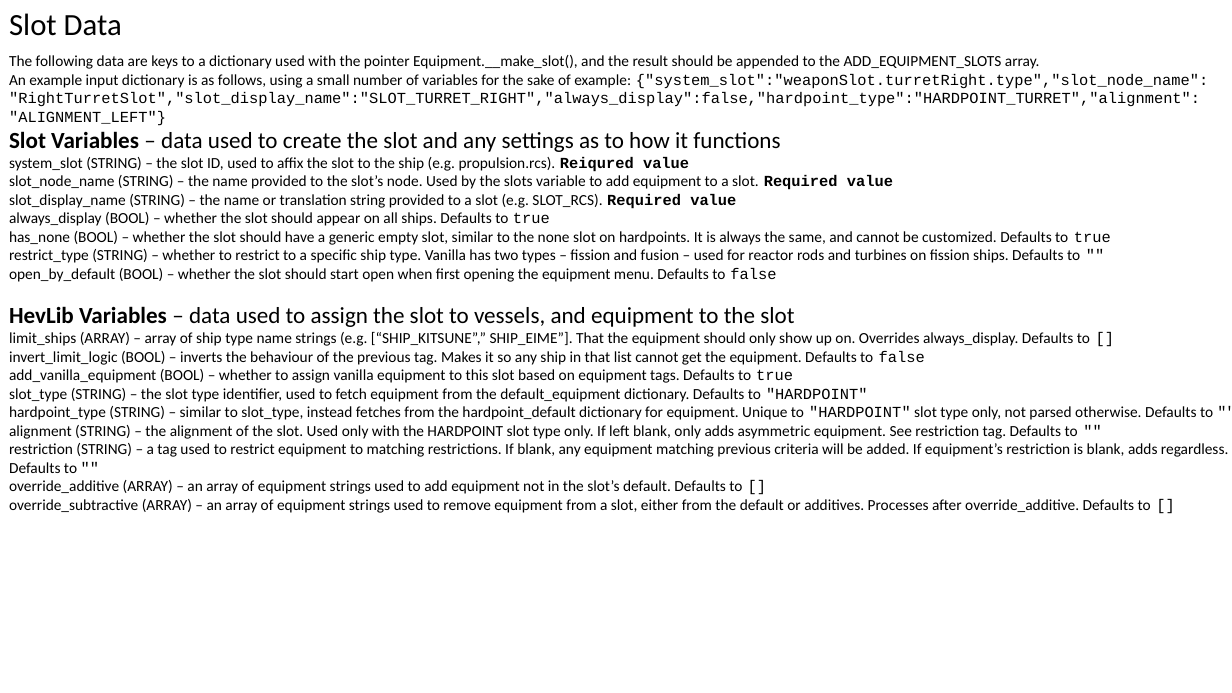
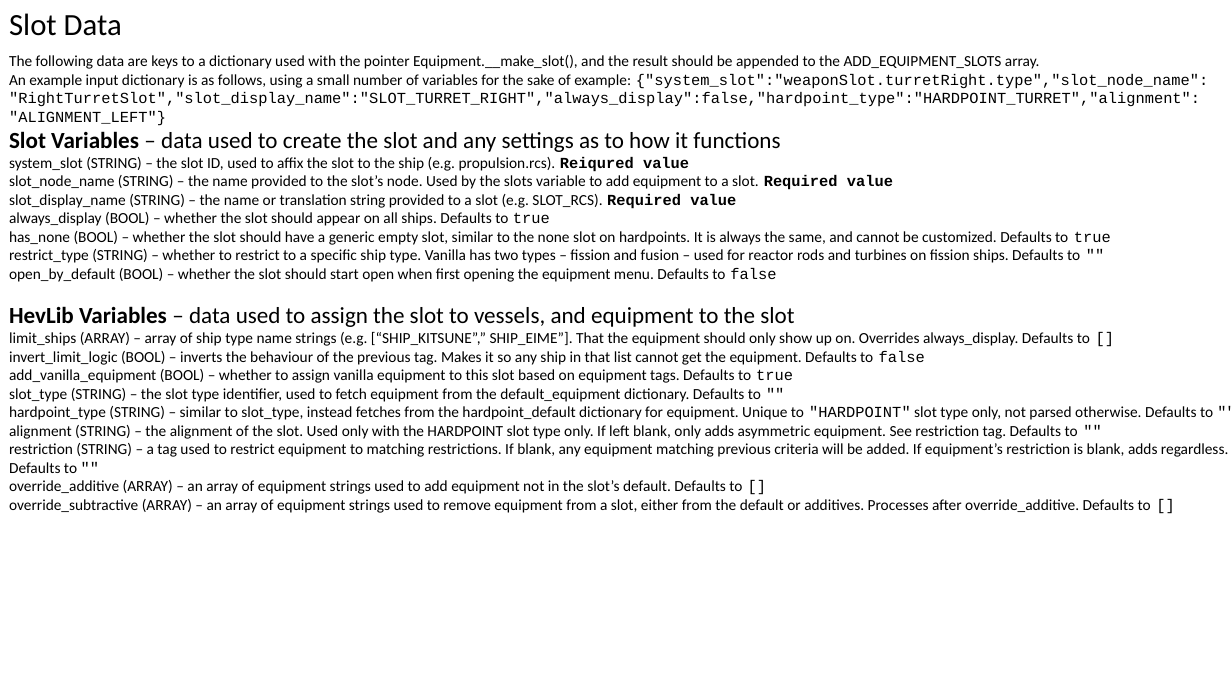
Before and after one commit to rwqfsfasxc100/HevLib, a slide deck: slide 3 of examples and documentation/equipment/HevLib Equipment and Slot handling.pptx. Drawn at 1232x693 pixels with LibreOffice and Linux fonts; fonts in the diff are those of the drawing. Boxes give left, top, right and bottom in pixels: in the first picture for what was removed or moved away, otherwise in the second. Text is boxed around its words. In the diff, an @@ line names an element or a change of style, - is before the commit and + after.

```diff
--- a/examples and documentation/equipment/HevLib Equipment and Slot handling.pptx
+++ b/examples and documentation/equipment/HevLib Equipment and Slot handling.pptx
@@ text at (9,388,761,402): text changed @@
-slot_type (STRING) – the slot type identifier, used to fetch equipment from the default_equipment dictionary. Defaults to "HARDPOINT"
+slot_type (STRING) – the slot type identifier, used to fetch equipment from the default_equipment dictionary. Defaults to ""
```
